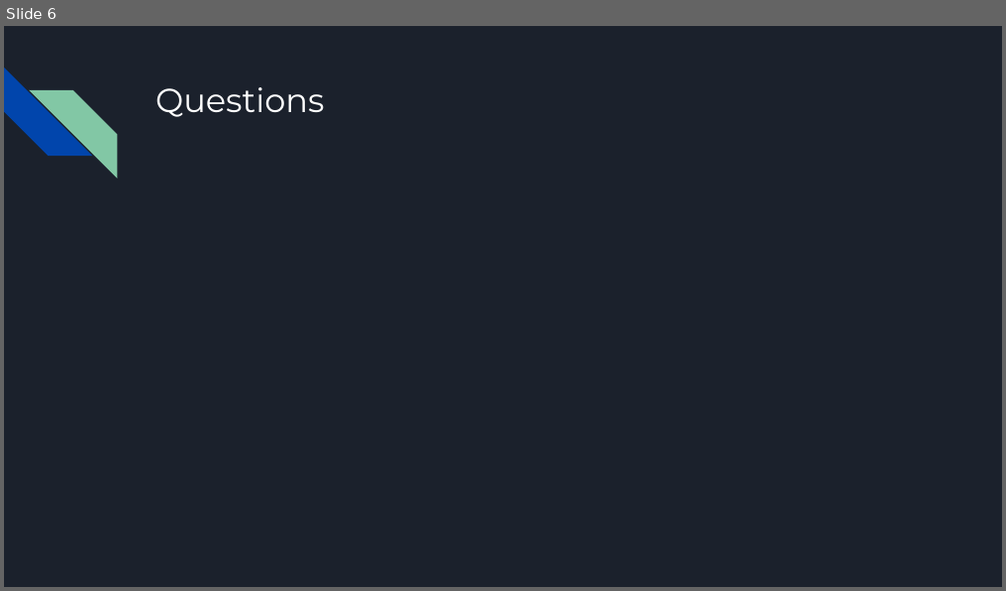
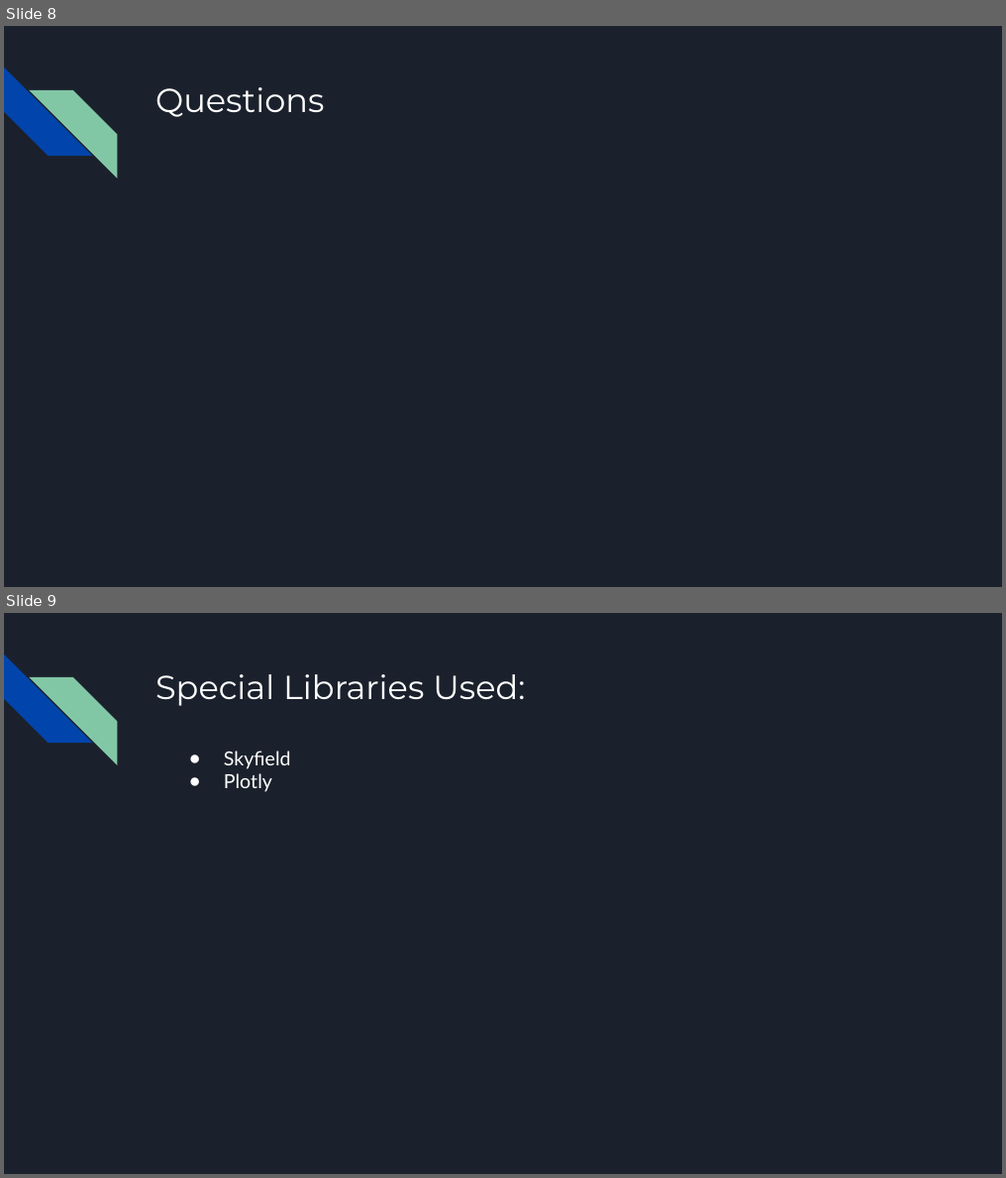
Before and after one commit to ZilD117/Final_Project, a slide deck: Final Presentation.pptx. Shown one above the other, each under a label of ours: slide 6 before the commit, slides 8 and 9 after it. The pictures are 1006x591 and 1006x1178 pixels, drawn with LibreOffice and Linux fonts; fonts in the diff are those of the drawing. Boxes give left, top, right and bottom in pixels: in the first picture for what was removed or moved away, otherwise in the second. Text is boxed around its words. In the diff, an @@ line names an element or a change of style, - is before the commit and + after.

```diff
--- a/Final Presentation.pptx
+++ b/Final Presentation.pptx
@@ slide 9 added at box(4, 613, 1002, 1174), background #1B212C; not listed: 2 template elements that a slide beside it also shows @@
@@ title added at box(155, 674, 525, 706), 24 pt, text #FFFFFF @@
+Special Libraries Used:
@@ text added at box(224, 751, 291, 792), 14 pt, text #FFFFFF @@
+● Skyfield
+● Plotly
@@ what was slide 6 is now slide 8 @@
```
Also in this commit, not shown: 2 slides changed, 2 other slides added.
